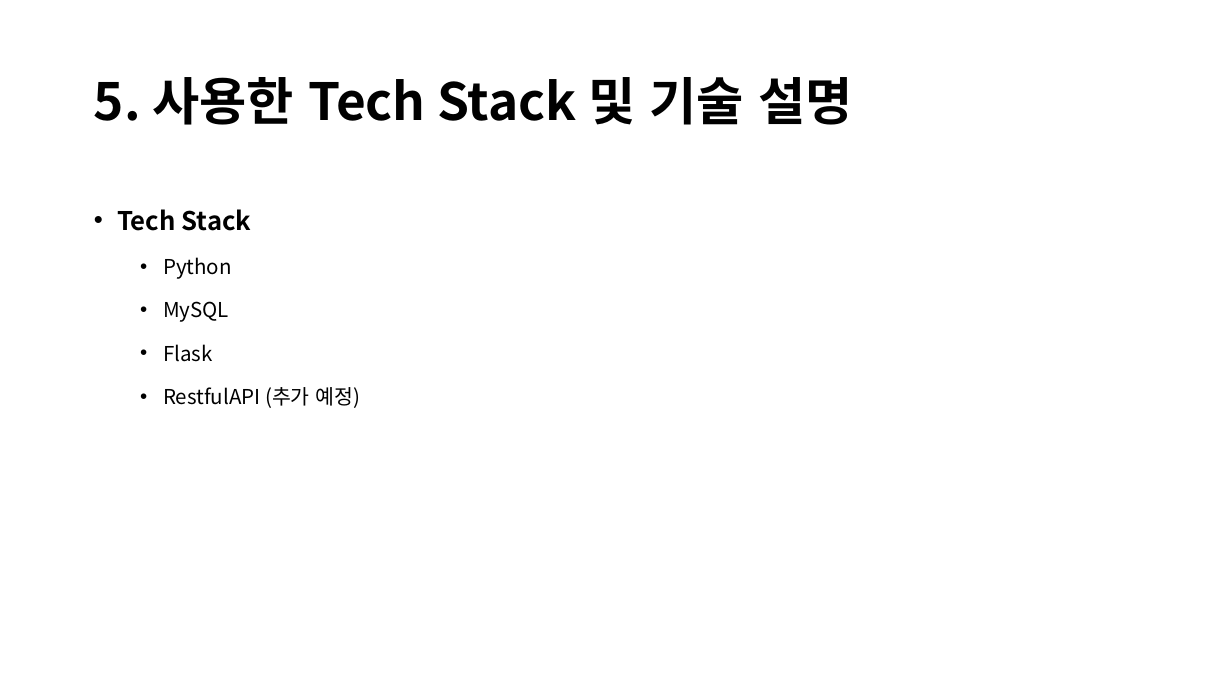
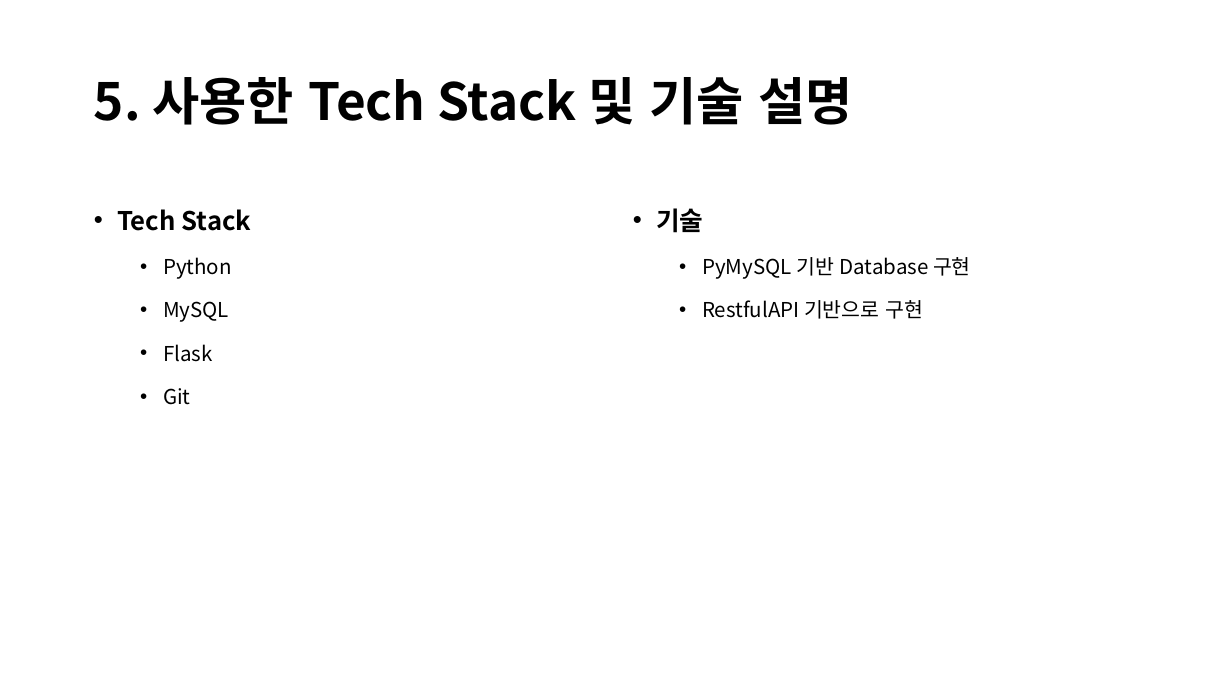
Before and after one commit to sr0020/Coffee_Shop, a slide deck: slide 22 of ....etc/DB project_조예진.pptx. Drawn at 1232x693 pixels with LibreOffice and Linux fonts; fonts in the diff are those of the drawing. Boxes give left, top, right and bottom in pixels: in the first picture for what was removed or moved away, otherwise in the second. Text is boxed around its words. In the diff, an @@ line names an element or a change of style, - is before the commit and + after.

```diff
--- a/....etc/DB project_조예진.pptx
+++ b/....etc/DB project_조예진.pptx
@@ text added at (656, 208, 971, 319), 16 pt, text #000000 @@
+• 기술
+  • PyMySQL 기반 Database 구현
+  • RestfulAPI 기반으로 구현
@@ text at (163, 388, 190, 405): text changed @@
-  • RestfulAPI (추가 예정)
+  • Git
```
Also in this commit, not shown: 10 other slides changed, 2 slides added, 15 other files.
